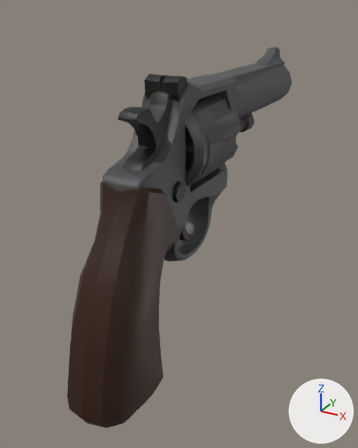
One commit to the glTF model addons/arena_weapons/assets/models/revolver.glb: the scene before it, then after it.
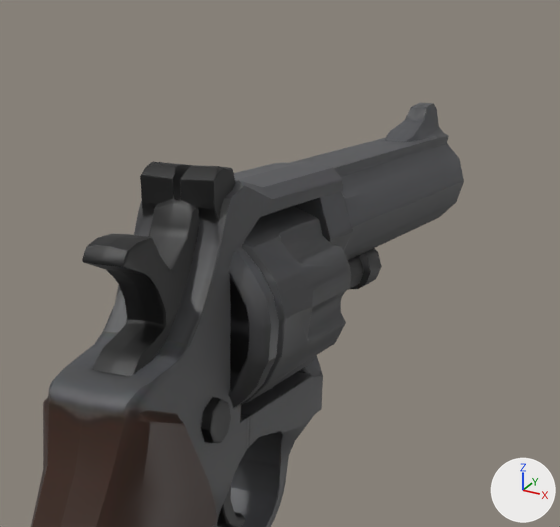
Old and new are each drawn whole from a 50 mm lens placed at (0.163, -0.264, 0.171), pointed at (-0.009, 0.05, 0.014) and again close up on the part from 22% to 94% of the width and 0% to 54% of the height. The lights are fixed; the arrows at lower right show +X, +Y and +Z. The first two pictures are the older version. Where no turn or scale is listed for an object, it has been applied to the vertices.

Names of what the first close-up shows: 'geometry_0'.
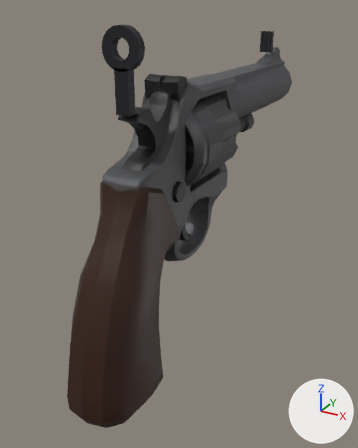
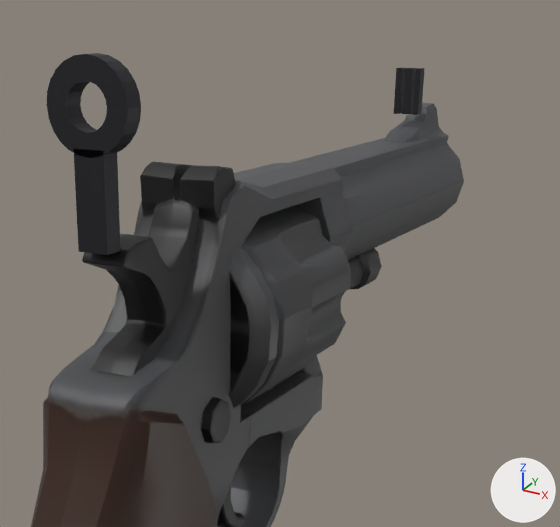
Edits to the bpy script that builds the scene:
```text
Add mat_sight_metal:
    mat_sight_metal = principled_material('sight_metal')
    mat_sight_metal.base_color = (0.03, 0.03, 0.035)  # dark grey #303035
    mat_sight_metal.metallic = 0.6
    mat_sight_metal.roughness = 0.55
Add me_front_ear1:
    me_front_ear1.from_pydata(...)  # a box spanning x 0.0031..0.0053, y 0.1978..0.2022, z 0.1323..0.1503
    me_front_ear1.materials.append(mat_sight_metal)  # dark grey #303035
Add me_front_ear_1:
    me_front_ear_1.from_pydata(...)  # a box spanning x -0.0053..-0.0031, y 0.1978..0.2022, z 0.1323..0.1503
    me_front_ear_1.materials.append(mat_sight_metal)  # dark grey #303035
Add me_front_post:
    me_front_post.from_pydata(...)  # a box spanning x -0.0016..0.0016, y 0.1978..0.2022, z 0.1323..0.1503
    me_front_post.materials.append(mat_sight_metal)  # dark grey #303035
Add me_rear_ring:
    me_rear_ring.from_pydata(...)  # 96 vertices, 192 faces; spans x -0.012..0.012, y -0.033..-0.027, z 0.1383..0.1623
    me_rear_ring.materials.append(mat_sight_metal)  # dark grey #303035
Add me_rear_stem:
    me_rear_stem.from_pydata(...)  # a box spanning x -0.0045..0.0045, y -0.033..-0.027, z 0.1148..0.1403
    me_rear_stem.materials.append(mat_sight_metal)  # dark grey #303035
Add ob_front_ear1:
    ob_front_ear1 = bpy.data.objects.new('front_ear1', me_front_ear1)
    ob_front_ear1.location = (0.0, 0.0, 0.0)
Add ob_front_ear_1:
    ob_front_ear_1 = bpy.data.objects.new('front_ear-1', me_front_ear_1)
    ob_front_ear_1.location = (0.0, 0.0, 0.0)
Add ob_front_post:
    ob_front_post = bpy.data.objects.new('front_post', me_front_post)
    ob_front_post.location = (0.0, 0.0, 0.0)
Add ob_rear_ring:
    ob_rear_ring = bpy.data.objects.new('rear_ring', me_rear_ring)
    ob_rear_ring.location = (0.0, 0.0, 0.0)
Add ob_rear_stem:
    ob_rear_stem = bpy.data.objects.new('rear_stem', me_rear_stem)
    ob_rear_stem.location = (0.0, 0.0, 0.0)
```

Where the change shows, as pixel boxes [x1, y1, x2, y2] in the close-ups (560 x 527 px):
'rear_ring', added
    after: [47, 53, 141, 158]
'rear_stem', added
    after: [74, 149, 121, 255]
'front_post', added
    after: [402, 68, 416, 114]
'front_ear1', added
    after: [413, 68, 425, 115]
'front_ear-1', added
    after: [394, 68, 405, 114]
